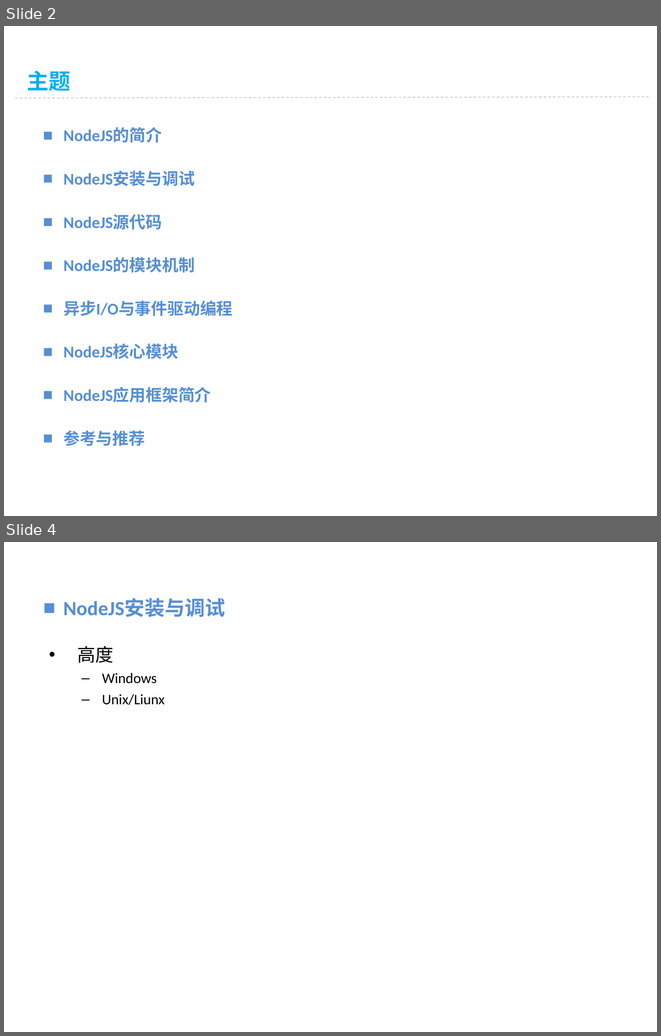
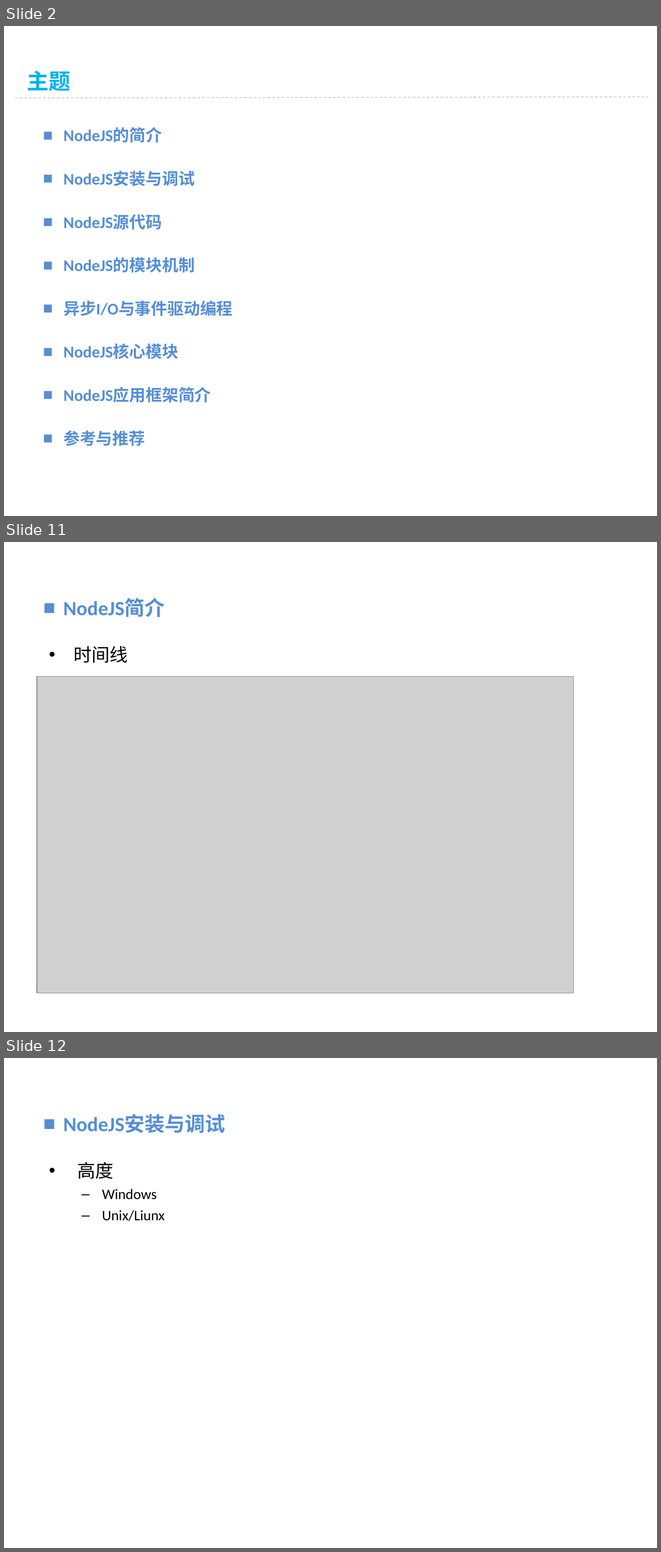
Before and after one commit to vaik/Documents, a slide deck: 我的分享/NodeJS基础概念理解.ppt. Shown one above the other, each under a label of ours: slides 2 and 4 before the commit, slides 2, 11 and 12 after it; the slides between them are not shown. The pictures are 661x1036 and 661x1552 pixels, drawn with LibreOffice and Linux fonts; fonts in the diff are those of the drawing; grey boxes stand for pictures; background and template pictures are left out. Boxes give left, top, right and bottom in pixels: in the first picture for what was removed or moved away, otherwise in the second. Text is boxed around its words. In the diff, an @@ line names an element or a change of style, - is before the commit and + after.

```diff
--- a/我的分享/NodeJS基础概念理解.ppt
+++ b/我的分享/NodeJS基础概念理解.ppt
@@ slide 11 added at [4,542,657,1032], background picture (left out) @@
@@ text added at [63,598,165,617], 22.2 pt, text #558ED5, bold @@
+■ NodeJS简介
@@ text added at [73,646,128,663], 20 pt, text #000000 @@
+• 时间线
@@ picture added at [37,677,573,993] @@
@@ what was slide 4 is now slide 12 @@
```
Also in this commit, not shown: 1 slide changed, 8 other slides added, 1 slide removed.
